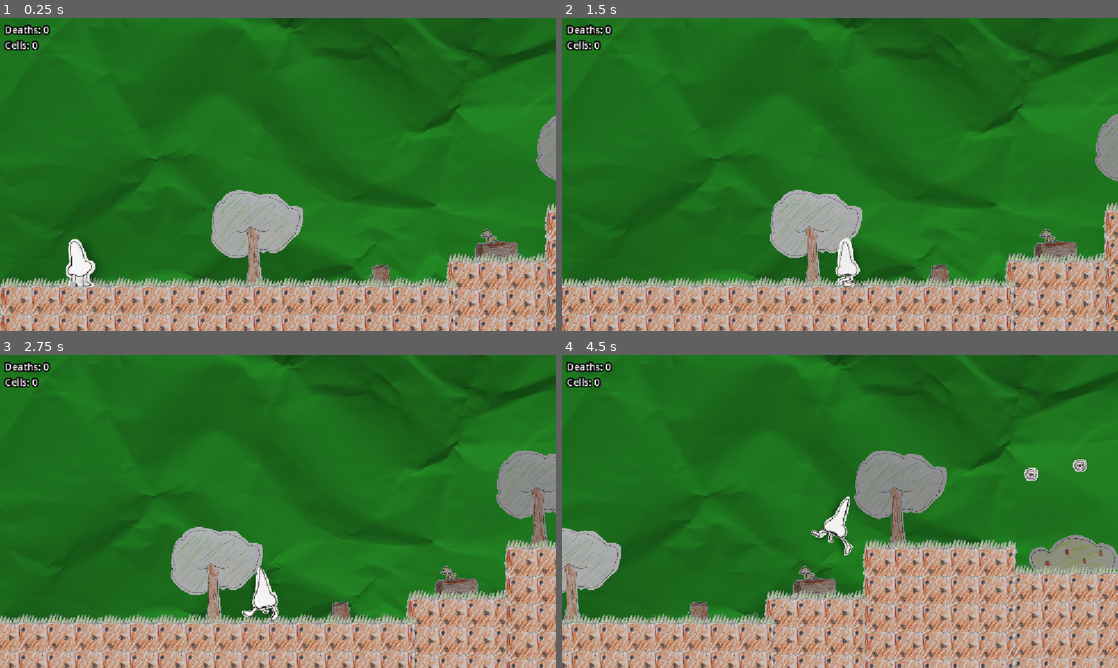
Above: before the commit, frames 1-4 (two rows, left to right).
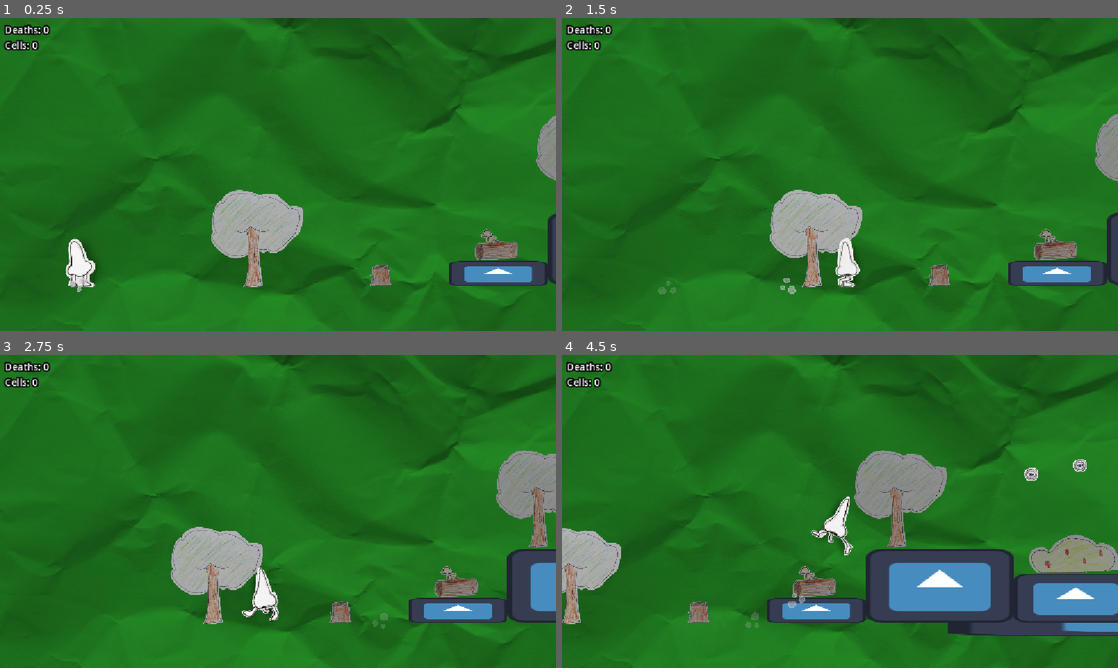
Above: after the commit, the same moments.

Repository: lmg-abe/runny-nose
Game: Godot game, scene res://area_1.tscn
Same seed, same stepped clock (60 frames per second), same inputs: the game is played once before the commit and once after it. The engine's default icon, where the game draws it, is replaced by a stand-in: a white triangle on a blue panel in a dark square.
Inputs:
- Up to frame 1 (0.25 s): no input
- Up to frame 2 (1.5 s): hold D (move_right) from 0.53 s (still down); tap 3 (dash) at 0.6 s; tap Space (jump) at 0.77 s; tap 2 (pick_up) at 1.35 s
- Up to frame 3 (2.75 s): tap Space (jump) at 1.52 s; release D (move_right) at 2.03 s; hold A (move_left) from 2.03 s (still down); tap 1 (sneeze) at 2.1 s
- Up to frame 4 (4.5 s): release A (move_left) at 2.78 s; hold D (move_right) 2.78-4.28 s; tap 3 (dash) at 2.85 s; tap Space (jump) at 3.02, 3.77 s; tap 2 (pick_up) at 3.6 s; hold A (move_left) from 4.28 s (still down); tap 1 (sneeze) at 4.35 s

The runs differ from the first frame. In frame 1, 18% of the frame differs, in the area x 0-100%, y 59-100%; in frame 2, 18%; in frame 3, 20%; in frame 4, 27%, in the area x 0-100%, y 58-100%.

Commit message:
added areas

Diff:
--- a/area_1.tscn
+++ b/area_1.tscn
@@ -20,11 +20,15 @@
 [ext_resource type="Texture2D" uid="uid://1ddbgfgwx2qd" path="res://spikes.png" id="14_r73l4"]
 [ext_resource type="Script" uid="uid://ckgwqyfdgxcm2" path="res://checkpoint.gd" id="15_th8es"]
 [ext_resource type="PackedScene" uid="uid://d13bdua4v0bbg" path="res://damage_hitbox.tscn" id="16_ayu7x"]
+[ext_resource type="Script" uid="uid://pa6468o3rv5a" path="res://button.gd" id="17_66cxk"]
+[ext_resource type="Texture2D" uid="uid://ckdonj4jvyx3n" path="res://button.png" id="18_582bu"]
 [ext_resource type="Script" uid="uid://blpj6ovlekaq6" path="res://openAndClose.gd" id="21_u440q"]
 [ext_resource type="Texture2D" uid="uid://dlf5icdh8xagf" path="res://vines.png" id="22_p02il"]
 [ext_resource type="Script" uid="uid://c8w3pedd53h53" path="res://booger_catcher.gd" id="23_6bsd4"]
 [ext_resource type="Texture2D" uid="uid://u01vfwx607of" path="res://booger_catcher_catcher.png" id="24_66cxk"]
 [ext_resource type="Texture2D" uid="uid://b7cdx4gvm0e5x" path="res://booger_catcher_booger.png" id="25_582bu"]
+[ext_resource type="PackedScene" uid="uid://58gwltlc3vcu" path="res://hand_npc.tscn" id="28_q7yup"]
+[ext_resource type="Texture2D" uid="uid://basc5ut81shal" path="res://crate.png" id="29_582bu"]
 
 [sub_resource type="RectangleShape2D" id="RectangleShape2D_7qacl"]
 size = Vector2(200000, 1024)
@@ -38,8 +42,17 @@
 [sub_resource type="RectangleShape2D" id="RectangleShape2D_2562f"]
 size = Vector2(100, 100)
 
+[sub_resource type="RectangleShape2D" id="RectangleShape2D_eo4fi"]
+size = Vector2(128, 64)
+
+[sub_resource type="RectangleShape2D" id="RectangleShape2D_3kj8n"]
+size = Vector2(100, 100)
+
 [sub_resource type="RectangleShape2D" id="RectangleShape2D_frgu1"]
 size = Vector2(128, 2000000)
+
+[sub_resource type="RectangleShape2D" id="RectangleShape2D_vcylt"]
+size = Vector2(128, 128)
 
 [node name="Area 1" type="Node2D" unique_id=1738656535]
 
@@ -193,6 +206,69 @@
 [node name="CollisionShape2D" type="CollisionShape2D" parent="FirstDoor" unique_id=38017333]
 shape = SubResource("RectangleShape2D_q7yup")
 
+[node name="FirstDoor2" type="StaticBody2D" parent="." unique_id=1478545909]
+position = Vector2(27117, -1598)
+script = ExtResource("21_u440q")
+
+[node name="Vines" type="Sprite2D" parent="FirstDoor2" unique_id=1709524324]
+texture_repeat = 3
+position = Vector2(1.9999999, 99)
+scale = Vector2(0.835, 0.835)
+texture = ExtResource("22_p02il")
+region_rect = Rect2(195.257, 114.326, 209.366, 412.061)
+
+[node name="Vines2" type="Sprite2D" parent="FirstDoor2" unique_id=475907307]
+texture_repeat = 3
+position = Vector2(1.9999999, -174.99997)
+scale = Vector2(0.835, 0.835)
+texture = ExtResource("22_p02il")
+region_rect = Rect2(195.257, 114.326, 209.366, 412.061)
+
+[node name="CollisionShape2D" type="CollisionShape2D" parent="FirstDoor2" unique_id=1750334220]
+shape = SubResource("RectangleShape2D_q7yup")
+
+[node name="FirstDoor3" type="StaticBody2D" parent="." unique_id=564908491]
+position = Vector2(28396, -408)
+script = ExtResource("21_u440q")
+
+[node name="Vines" type="Sprite2D" parent="FirstDoor3" unique_id=1837895779]
+texture_repeat = 3
+position = Vector2(1.9999999, 99)
+scale = Vector2(0.835, 0.835)
+texture = ExtResource("22_p02il")
+region_rect = Rect2(195.257, 114.326, 209.366, 412.061)
+
+[node name="Vines2" type="Sprite2D" parent="FirstDoor3" unique_id=926444058]
+texture_repeat = 3
+position = Vector2(1.9999999, -174.99997)
+scale = Vector2(0.835, 0.835)
+texture = ExtResource("22_p02il")
+region_rect = Rect2(195.257, 114.326, 209.366, 412.061)
+
+[node name="CollisionShape2D" type="CollisionShape2D" parent="FirstDoor3" unique_id=384662346]
+shape = SubResource("RectangleShape2D_q7yup")
+
+[node name="FirstDoor4" type="StaticBody2D" parent="." unique_id=1381449242]
+position = Vector2(29720, -1298)
+script = ExtResource("21_u440q")
+
+[node name="Vines" type="Sprite2D" parent="FirstDoor4" unique_id=1434948467]
+texture_repeat = 3
+position = Vector2(1.9999999, 99)
+scale = Vector2(0.835, 0.835)
+texture = ExtResource("22_p02il")
+region_rect = Rect2(195.257, 114.326, 209.366, 412.061)
+
+[node name="Vines2" type="Sprite2D" parent="FirstDoor4" unique_id=209065203]
+texture_repeat = 3
+position = Vector2(1.9999999, -174.99997)
+scale = Vector2(0.835, 0.835)
+texture = ExtResource("22_p02il")
+region_rect = Rect2(195.257, 114.326, 209.366, 412.061)
+
+[node name="CollisionShape2D" type="CollisionShape2D" parent="FirstDoor4" unique_id=1549915020]
+shape = SubResource("RectangleShape2D_q7yup")
+
 [node name="BoogerCatcher" type="Area2D" parent="." unique_id=823190304]
 position = Vector2(22741, -1382)
 script = ExtResource("23_6bsd4")
@@ -217,6 +293,121 @@
 position = Vector2(0, -16)
 shape = SubResource("RectangleShape2D_2562f")
 
+[node name="Button" type="Area2D" parent="." unique_id=460779169]
+position = Vector2(26216, -852)
+script = ExtResource("17_66cxk")
+doorObj = "FirstDoor2"
+
+[node name="Icon" type="Node2D" parent="Button" unique_id=2010307804]
+scale = Vector2(0.66, 0.66)
+
+[node name="BUtton" type="Sprite2D" parent="Button/Icon" unique_id=1071347487]
+position = Vector2(-6.060606, -19.69697)
+scale = Vector2(0.99999994, 0.99999994)
+texture = ExtResource("18_582bu")
+
+[node name="CollisionShape2D" type="CollisionShape2D" parent="Button" unique_id=1039636349]
+shape = SubResource("RectangleShape2D_eo4fi")
+
+[node name="StaticBody2D" type="StaticBody2D" parent="Button" unique_id=383608225]
+position = Vector2(0, 33)
+
+[node name="CollisionShape2D" type="CollisionShape2D" parent="Button/StaticBody2D" unique_id=950563640]
+position = Vector2(0, 16)
+shape = SubResource("RectangleShape2D_3kj8n")
+
+[node name="Button2" type="Area2D" parent="." unique_id=765392588]
+position = Vector2(27956, -216)
+script = ExtResource("17_66cxk")
+doorObj = "FirstDoor2"
+
+[node name="Icon" type="Node2D" parent="Button2" unique_id=1370079735]
+scale = Vector2(0.66, 0.66)
+
+[node name="BUtton" type="Sprite2D" parent="Button2/Icon" unique_id=1366782892]
+position = Vector2(-6.060606, -19.69697)
+scale = Vector2(0.99999994, 0.99999994)
+texture = ExtResource("18_582bu")
+
+[node name="CollisionShape2D" type="CollisionShape2D" parent="Button2" unique_id=1169398137]
+shape = SubResource("RectangleShape2D_eo4fi")
+
+[node name="StaticBody2D" type="StaticBody2D" parent="Button2" unique_id=1734263429]
+position = Vector2(0, 33)
+
+[node name="CollisionShape2D" type="CollisionShape2D" parent="Button2/StaticBody2D" unique_id=881550106]
+position = Vector2(0, 16)
+shape = SubResource("RectangleShape2D_3kj8n")
+
+[node name="Button3" type="Area2D" parent="." unique_id=1102062192]
+position = Vector2(29381, -1141)
+script = ExtResource("17_66cxk")
+doorObj = "FirstDoor2"
+
+[node name="Icon" type="Node2D" parent="Button3" unique_id=1548092394]
+scale = Vector2(0.66, 0.66)
+
+[node name="BUtton" type="Sprite2D" parent="Button3/Icon" unique_id=1338121120]
+position = Vector2(-6.060606, -19.69697)
+scale = Vector2(0.99999994, 0.99999994)
+texture = ExtResource("18_582bu")
+
+[node name="CollisionShape2D" type="CollisionShape2D" parent="Button3" unique_id=1072238462]
+shape = SubResource("RectangleShape2D_eo4fi")
+
+[node name="StaticBody2D" type="StaticBody2D" parent="Button3" unique_id=1826191722]
+position = Vector2(0, 33)
+
+[node name="CollisionShape2D" type="CollisionShape2D" parent="Button3/StaticBody2D" unique_id=888481517]
+position = Vector2(0, 16)
+shape = SubResource("RectangleShape2D_3kj8n")
+
+[node name="Button4" type="Area2D" parent="." unique_id=895751401]
+position = Vector2(30175, -1146)
+script = ExtResource("17_66cxk")
+doorObj = "FirstDoor2"
+
+[node name="Icon" type="Node2D" parent="Button4" unique_id=1496866144]
+scale = Vector2(0.66, 0.66)
+
+[node name="BUtton" type="Sprite2D" parent="Button4/Icon" unique_id=292128010]
+position = Vector2(-6.060606, -19.69697)
+scale = Vector2(0.99999994, 0.99999994)
+texture = ExtResource("18_582bu")
+
+[node name="CollisionShape2D" type="CollisionShape2D" parent="Button4" unique_id=628087326]
+shape = SubResource("RectangleShape2D_eo4fi")
+
+[node name="StaticBody2D" type="StaticBody2D" parent="Button4" unique_id=378667436]
+position = Vector2(0, 33)
+
+[node name="CollisionShape2D" type="CollisionShape2D" parent="Button4/StaticBody2D" unique_id=1650841828]
+position = Vector2(0, 16)
+shape = SubResource("RectangleShape2D_3kj8n")
+
+[node name="Button5" type="Area2D" parent="." unique_id=1049813873]
+position = Vector2(30357, -1146)
+script = ExtResource("17_66cxk")
+doorObj = "FirstDoor2"
+
+[node name="Icon" type="Node2D" parent="Button5" unique_id=1690900810]
+scale = Vector2(0.66, 0.66)
+
+[node name="BUtton" type="Sprite2D" parent="Button5/Icon" unique_id=915777276]
+position = Vector2(-6.060606, -19.69697)
+scale = Vector2(0.99999994, 0.99999994)
+texture = ExtResource("18_582bu")
+
+[node name="CollisionShape2D" type="CollisionShape2D" parent="Button5" unique_id=1190148290]
+shape = SubResource("RectangleShape2D_eo4fi")
+
+[node name="StaticBody2D" type="StaticBody2D" parent="Button5" unique_id=830161333]
+position = Vector2(0, 33)
+
+[node name="CollisionShape2D" type="CollisionShape2D" parent="Button5/StaticBody2D" unique_id=1933281501]
+position = Vector2(0, 16)
+shape = SubResource("RectangleShape2D_3kj8n")
+
 [node name="StaticBody2D" parent="." unique_id=838538383 instance=ExtResource("6_keoi2")]
 visible = false
 position = Vector2(1270, 260)
@@ -306,6 +497,46 @@
 position = Vector2(22987, -375.00003)
 scale = Vector2(10, 15)
 
+[node name="StaticBody2D29" parent="." unique_id=827953446 instance=ExtResource("6_keoi2")]
+position = Vector2(24577.002, -736)
+scale = Vector2(15, 5)
+
+[node name="StaticBody2D30" parent="." unique_id=1723878610 instance=ExtResource("6_keoi2")]
+position = Vector2(24577.002, -2576)
+scale = Vector2(15, 5)
+
+[node name="StaticBody2D31" parent="." unique_id=1861059191 instance=ExtResource("6_keoi2")]
+position = Vector2(26493.002, -499)
+scale = Vector2(15, 5)
+
+[node name="StaticBody2D32" parent="." unique_id=1793996091 instance=ExtResource("6_keoi2")]
+position = Vector2(26500.002, -2235)
+scale = Vector2(15, 5)
+
+[node name="StaticBody2D34" parent="." unique_id=130855965 instance=ExtResource("6_keoi2")]
+position = Vector2(28420.002, -2577)
+scale = Vector2(15, 5)
+
+[node name="StaticBody2D35" parent="." unique_id=1874442078 instance=ExtResource("6_keoi2")]
+position = Vector2(27732.002, 138)
+scale = Vector2(15, 5)
+
+[node name="StaticBody2D33" parent="." unique_id=832497640 instance=ExtResource("6_keoi2")]
+position = Vector2(27736.002, -1007)
+scale = Vector2(15, 5)
+
+[node name="StaticBody2D36" parent="." unique_id=1741488803 instance=ExtResource("6_keoi2")]
+position = Vector2(30031.002, -780)
+scale = Vector2(15, 5)
+
+[node name="StaticBody2D37" parent="." unique_id=961819451 instance=ExtResource("6_keoi2")]
+position = Vector2(30021.002, -1938)
+scale = Vector2(15, 5)
+
+[node name="StaticBody2D38" parent="." unique_id=616868933 instance=ExtResource("6_keoi2")]
+position = Vector2(30850, -1377)
+scale = Vector2(2, 5)
+
 [node name="StaticBody2D28" parent="." unique_id=1319599248 instance=ExtResource("6_keoi2")]
 position = Vector2(23000, -2854.0002)
 scale = Vector2(10, 15)
@@ -332,6 +563,7 @@
 scale = Vector2(1, 11.905)
 
 [node name="NinePatchRect6" type="NinePatchRect" parent="." unique_id=2097562094]
+visible = false
 offset_left = 3513.0
 offset_top = 83.0
 offset_right = 20103.0
@@ -346,6 +578,7 @@
 axis_stretch_vertical = 1
 
 [node name="NinePatchRect12" type="NinePatchRect" parent="." unique_id=1231929452]
+visible = false
 offset_left = 9196.0
 offset_top = -293.0
 offset_right = 10239.0
@@ -360,6 +593,7 @@
 axis_stretch_vertical = 1
 
 [node name="NinePatchRect14" type="NinePatchRect" parent="." unique_id=681252138]
+visible = false
 offset_left = 13304.0
 offset_top = -70.0
 offset_right = 24023.0
@@ -374,6 +608,7 @@
 axis_stretch_vertical = 1
 
 [node name="NinePatchRect13" type="NinePatchRect" parent="." unique_id=1317348302]
+visible = false
 offset_left = 12496.0
 offset_top = -562.0
 offset_right = 13713.0
@@ -388,6 +623,7 @@
 axis_stretch_vertical = 1
 
 [node name="NinePatchRect15" type="NinePatchRect" parent="." unique_id=876109394]
+visible = false
 offset_left = 15150.0
 offset_top = -586.0
 offset_right = 15611.0
@@ -402,6 +638,7 @@
 axis_stretch_vertical = 1
 
 [node name="NinePatchRect16" type="NinePatchRect" parent="." unique_id=1792953192]
+visible = false
 offset_left = 15946.0
 offset_top = -1222.0
 offset_right = 16407.0
@@ -416,6 +653,7 @@
 axis_stretch_vertical = 1
 
 [node name="NinePatchRect18" type="NinePatchRect" parent="." unique_id=712116588]
+visible = false
 offset_left = 16839.0
 offset_top = -579.0
 offset_right = 17300.0
@@ -430,6 +668,7 @@
 axis_stretch_vertical = 1
 
 [node name="NinePatchRect19" type="NinePatchRect" parent="." unique_id=1014083098]
+visible = false
 offset_left = 18108.0
 offset_top = -579.0
 offset_right = 18569.0
@@ -444,6 +683,7 @@
 axis_stretch_vertical = 1
 
 [node name="NinePatchRect20" type="NinePatchRect" parent="." unique_id=2122889115]
+visible = false
 offset_left = 19764.0
 offset_top = -585.0
 offset_right = 20225.0
@@ -458,6 +698,7 @@
 axis_stretch_vertical = 1
 
 [node name="NinePatchRect21" type="NinePatchRect" parent="." unique_id=724586908]
+visible = false
 offset_left = 22293.0
 offset_top = -1395.0
 offset_right = 23662.0
@@ -472,6 +713,7 @@
 axis_stretch_vertical = 1
 
 [node name="NinePatchRect22" type="NinePatchRect" parent="." unique_id=849857650]
+visible = false
 offset_left = 22318.0
 offset_top = -3921.0
 offset_right = 23687.0
@@ -486,6 +728,7 @@
 axis_stretch_vertical = 1
 
 [node name="NinePatchRect17" type="NinePatchRect" parent="." unique_id=1160223059]
+visible = false
 offset_left = 15453.0
 offset_top = -296.0
 offset_right = 16059.0
@@ -500,6 +743,7 @@
 axis_stretch_vertical = 1
 
 [node name="NinePatchRect9" type="NinePatchRect" parent="." unique_id=519679433]
+visible = false
 offset_left = 7610.0
 offset_top = -763.0
 offset_right = 8184.0
@@ -514,6 +758,7 @@
 axis_stretch_vertical = 1
 
 [node name="NinePatchRect11" type="NinePatchRect" parent="." unique_id=1784385158]
+visible = false
 offset_left = 9280.0
 offset_top = -766.0
 offset_right = 9854.0
@@ -528,6 +773,7 @@
 axis_stretch_vertical = 1
 
 [node name="NinePatchRect10" type="NinePatchRect" parent="." unique_id=1281158524]
+visible = false
 offset_left = 8134.0
 offset_top = -636.0
 offset_right = 9326.0
@@ -542,6 +788,7 @@
 axis_stretch_vertical = 1
 
 [node name="NinePatchRect7" type="NinePatchRect" parent="." unique_id=1614676304]
+visible = false
 offset_left = 5513.0
 offset_top = -454.0
 offset_right = 5946.0
@@ -556,6 +803,7 @@
 axis_stretch_vertical = 1
 
 [node name="NinePatchRect23" type="NinePatchRect" parent="." unique_id=1441622813]
+visible = false
 offset_left = 20790.0
 offset_top = -493.0
 offset_right = 21223.0
@@ -570,6 +818,7 @@
 axis_stretch_vertical = 1
 
 [node name="NinePatchRect24" type="NinePatchRect" parent="." unique_id=82264796]
+visible = false
 offset_left = 21510.0
 offset_top = -988.0
 offset_right = 21943.0
@@ -584,6 +833,7 @@
 axis_stretch_vertical = 1
 
 [node name="NinePatchRect8" type="NinePatchRect" parent="." unique_id=1391374675]
+visible = false
 offset_left = 6598.0
 offset_top = -558.0
 offset_right = 7031.0
@@ -598,6 +848,7 @@
 axis_stretch_vertical = 1
 
 [node name="NinePatchRect2" type="NinePatchRect" parent="." unique_id=1139790082]
+visible = false
 offset_left = 2167.0
 offset_top = 22.0
 offset_right = 2743.0
@@ -612,6 +863,7 @@
 axis_stretch_vertical = 1
 
 [node name="NinePatchRect4" type="NinePatchRect" parent="." unique_id=470678578]
+visible = false
 offset_left = 3435.0
 offset_top = -108.0
 offset_right = 4125.0
@@ -626,6 +878,7 @@
 axis_stretch_vertical = 1
 
 [node name="NinePatchRect3" type="NinePatchRect" parent="." unique_id=2058014100]
+visible = false
 offset_left = 2676.0
 offset_top = -240.0
 offset_right = 3492.0
@@ -640,6 +893,7 @@
 axis_stretch_vertical = 1
 
 [node name="NinePatchRect5" type="NinePatchRect" parent="." unique_id=470893135]
+visible = false
 offset_left = 4077.0
 offset_top = -237.0
 offset_right = 4893.0
@@ -654,6 +908,7 @@
 axis_stretch_vertical = 1
 
 [node name="NinePatchRect" type="NinePatchRect" parent="." unique_id=1791251047]
+visible = false
 offset_left = -151.0
 offset_top = 148.0
 offset_right = 2237.0
@@ -859,8 +1114,60 @@
 position = Vector2(21073, -12)
 scale = Vector2(20, 1)
 
+[node name="HandNPC" parent="." unique_id=434802834 instance=ExtResource("28_q7yup")]
+position = Vector2(24561, -1199)
+
+[node name="RigidBody2D" type="RigidBody2D" parent="." unique_id=459082800]
+position = Vector2(25121, -1130)
+gravity_scale = 4.0
+lock_rotation = true
+
+[node name="Crate" type="Sprite2D" parent="RigidBody2D" unique_id=1262476460]
+position = Vector2(1, -9)
+scale = Vector2(0.865, 0.865)
+texture = ExtResource("29_582bu")
+
+[node name="CollisionShape2D" type="CollisionShape2D" parent="RigidBody2D" unique_id=701959941]
+shape = SubResource("RectangleShape2D_vcylt")
+
+[node name="RigidBody2D2" type="RigidBody2D" parent="." unique_id=213344668]
+position = Vector2(28142, -1399)
+gravity_scale = 4.0
+lock_rotation = true
+
+[node name="Crate" type="Sprite2D" parent="RigidBody2D2" unique_id=179637367]
+position = Vector2(1, -9)
+scale = Vector2(0.865, 0.865)
+texture = ExtResource("29_582bu")
+
+[node name="CollisionShape2D" type="CollisionShape2D" parent="RigidBody2D2" unique_id=1994847584]
+shape = SubResource("RectangleShape2D_vcylt")
+
+[node name="RigidBody2D3" type="RigidBody2D" parent="." unique_id=1531177920]
+position = Vector2(29952, -1168)
+gravity_scale = 4.0
+lock_rotation = true
+
+[node name="Crate" type="Sprite2D" parent="RigidBody2D3" unique_id=2007032540]
+position = Vector2(1, -9)
+scale = Vector2(0.865, 0.865)
+texture = ExtResource("29_582bu")
+
+[node name="CollisionShape2D" type="CollisionShape2D" parent="RigidBody2D3" unique_id=781143729]
+shape = SubResource("RectangleShape2D_vcylt")
+
 [connection signal="body_entered" from="DeathPlane" to="DeathPlane" method="_on_body_entered"]
 [connection signal="body_entered" from="BoogerCatcher" to="BoogerCatcher" method="_on_body_entered"]
 [connection signal="body_exited" from="BoogerCatcher" to="BoogerCatcher" method="_on_body_exited"]
+[connection signal="body_entered" from="Button" to="Button" method="_on_body_entered"]
+[connection signal="body_exited" from="Button" to="Button" method="_on_body_exited"]
+[connection signal="body_entered" from="Button2" to="Button2" method="_on_body_entered"]
+[connection signal="body_exited" from="Button2" to="Button2" method="_on_body_exited"]
+[connection signal="body_entered" from="Button3" to="Button3" method="_on_body_entered"]
+[connection signal="body_exited" from="Button3" to="Button3" method="_on_body_exited"]
+[connection signal="body_entered" from="Button4" to="Button4" method="_on_body_entered"]
+[connection signal="body_exited" from="Button4" to="Button4" method="_on_body_exited"]
+[connection signal="body_entered" from="Button5" to="Button5" method="_on_body_entered"]
+[connection signal="body_exited" from="Button5" to="Button5" method="_on_body_exited"]
 [connection signal="body_entered" from="Checkpoint" to="Checkpoint" method="_on_body_entered"]
 [connection signal="body_entered" from="Checkpoint2" to="Checkpoint2" method="_on_body_entered"]
